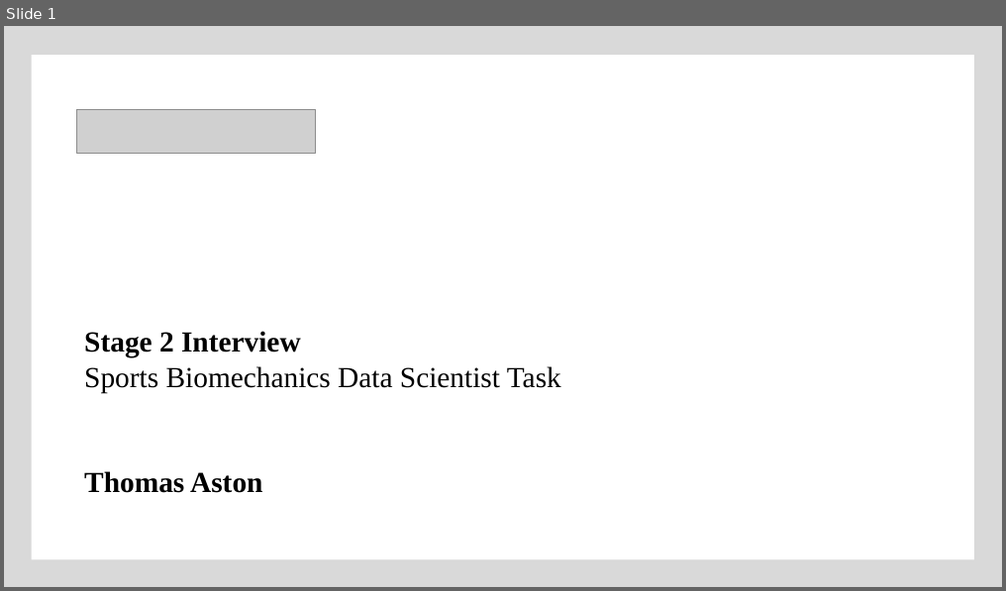
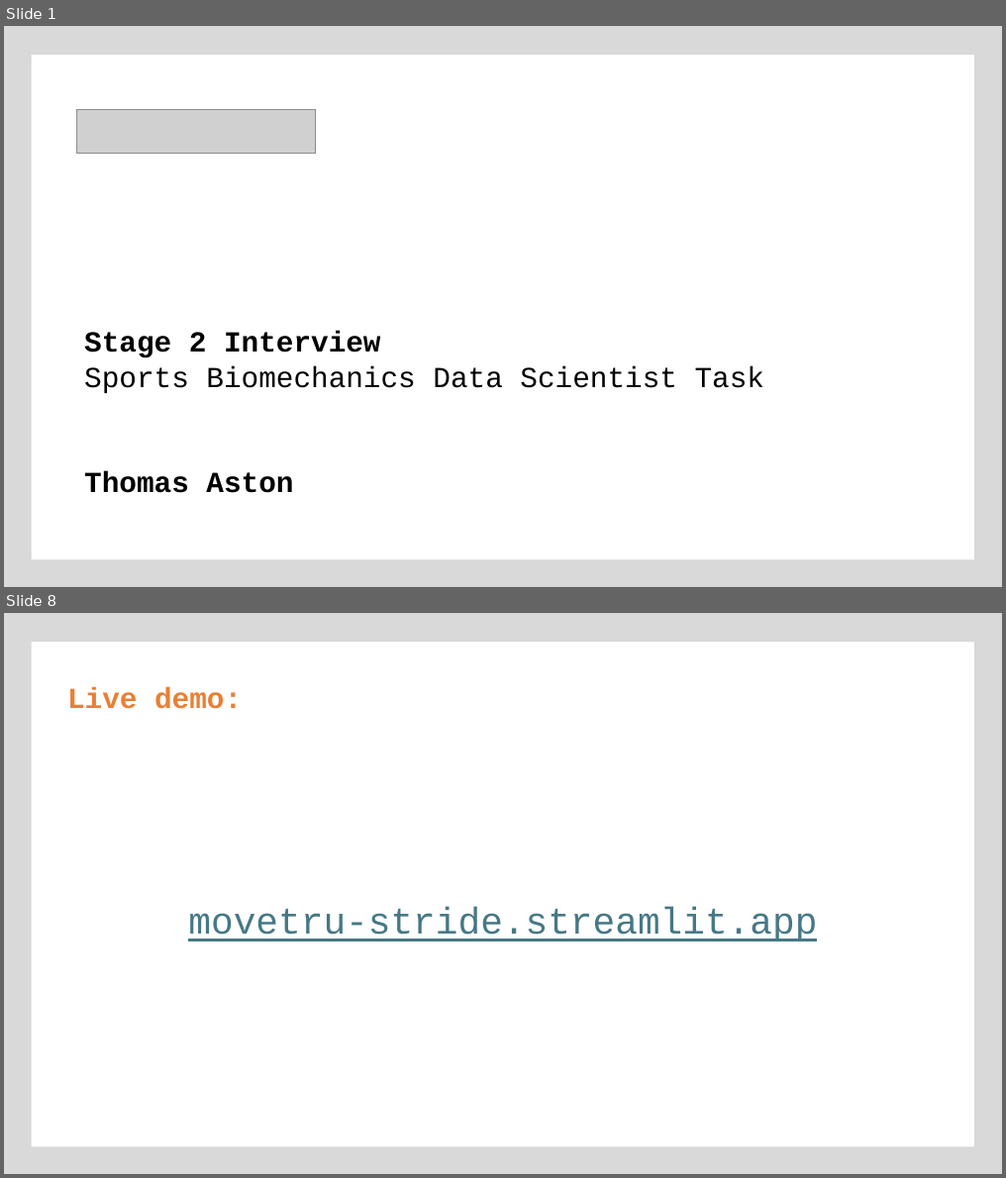
Before and after one commit to ThomasAston/movetru, a slide deck: presentation/slides.pptx. Shown one above the other, each under a label of ours: slide 1 before the commit, slides 1 and 8 after it; the slides between them are not shown. The pictures are 1006x591 and 1006x1178 pixels, drawn with LibreOffice and Linux fonts; fonts in the diff are those of the drawing; grey boxes stand for pictures. Boxes give left, top, right and bottom in pixels: in the first picture for what was removed or moved away, otherwise in the second. Text is boxed around its words. In the diff, an @@ line names an element or a change of style, - is before the commit and + after.

```diff
--- a/presentation/slides.pptx
+++ b/presentation/slides.pptx
@@ slide 8 added at box(4, 613, 1002, 1174), background #D9D9D9; not listed: 1 template element that a slide beside it also shows @@
@@ text added at box(67, 687, 242, 709), 28 pt, text #E88034, bold @@
+Live demo:
@@ text added at box(188, 908, 817, 942), 36 pt, text #467886, underline @@
+movetru-stride.streamlit.app
@@ slide 1 changed as well @@
@@ text "Stage 2 Interview" at box(84, 331, 764, 493): font Times New Roman to Courier New @@
```
Also in this commit, not shown: 7 other slides added, 4 slides removed.
